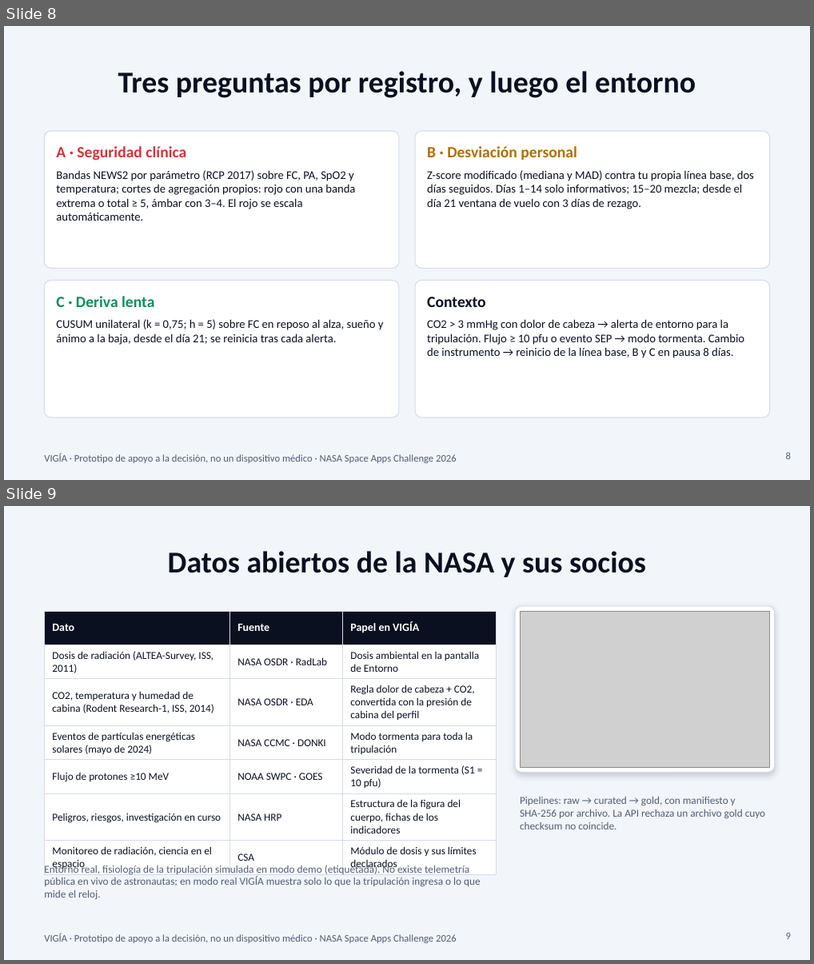
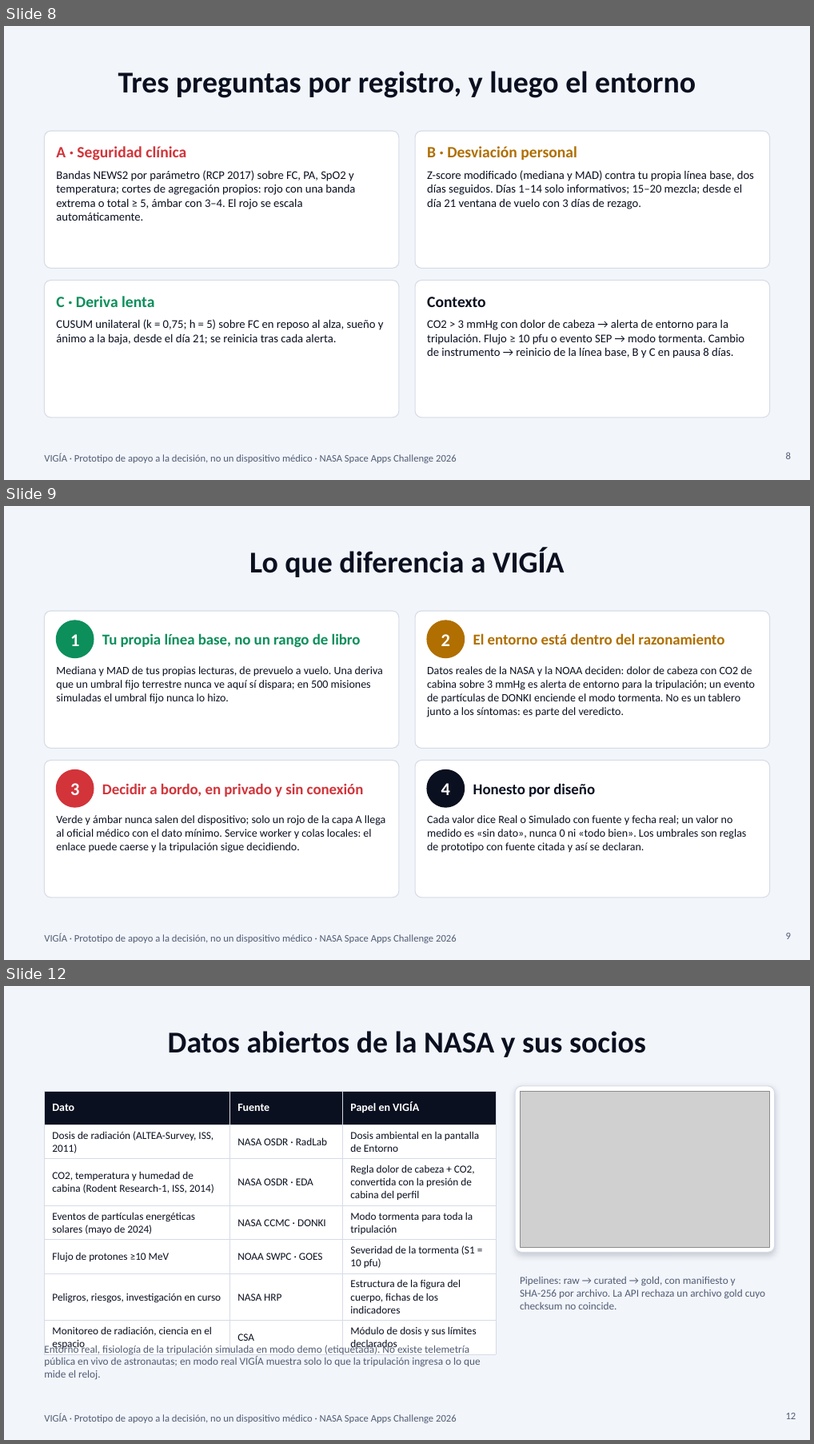
Before and after one commit to RazeZor/Proyecto-nasa-Create-Health-Monitoring-Software-for-Astronauts-on-Space-Missions, a slide deck: auditoria/VIGIA-pitch-es.pptx. Shown one above the other, each under a label of ours: slides 8 and 9 before the commit, slides 8, 9 and 12 after it; the slides between them are not shown. The pictures are 814x964 and 814x1444 pixels, drawn with LibreOffice and Linux fonts; fonts in the diff are those of the drawing; grey boxes stand for pictures; background and template pictures are left out. Boxes give left, top, right and bottom in pixels: in the first picture for what was removed or moved away, otherwise in the second. Text is boxed around its words. In the diff, an @@ line names an element or a change of style, - is before the commit and + after.

```diff
--- a/auditoria/VIGIA-pitch-es.pptx
+++ b/auditoria/VIGIA-pitch-es.pptx
@@ slide 9 added at [4, 506, 810, 960], background #F2F5FA; not listed: 1 template element that a slide beside it also shows @@
@@ title added at [250, 547, 564, 577], 27 pt, text #0B1020, bold @@
+Lo que diferencia a VIGÍA
@@ rounded rectangle added at [44, 611, 399, 748], fill #FFFFFF, outline #D5DBE7 0.75 pt @@
@@ ellipse added at [57, 620, 94, 658], fill #0C8F5B, outline #0C8F5B 1 pt @@
@@ rounded rectangle added at [415, 611, 770, 748], fill #FFFFFF, outline #D5DBE7 0.75 pt @@
@@ ellipse added at [427, 620, 465, 658], fill #B06F00, outline #B06F00 1 pt @@
@@ text added at [70, 634, 79, 646], 16 pt, text #FFFFFF, bold @@
+1
@@ text added at [102, 633, 361, 648], 13.5 pt, text #0C8F5B, bold @@
+Tu propia línea base, no un rango de libro
@@ text added at [442, 634, 450, 646], 16 pt, text #FFFFFF, bold @@
+2
@@ text added at [474, 633, 725, 644], 13.5 pt, text #B06F00, bold @@
+El entorno está dentro del razonamiento
@@ text added at [56, 666, 383, 704], 10 pt, text #0B1020 @@
+Mediana y MAD de tus propias lecturas, de prevuelo a vuelo. Una deriva que un umbral fijo terrestre nunca ve aquí sí dispara; en 500 misiones simuladas el umbral fijo nunca lo hizo.
@@ text added at [427, 666, 755, 717], 10 pt, text #0B1020 @@
+Datos reales de la NASA y la NOAA deciden: dolor de cabeza con CO2 de cabina sobre 3 mmHg es alerta de entorno para la tripulación; un evento de partículas de DONKI enciende el modo tormenta. No es un tablero junto a los síntomas: es parte del veredicto.
@@ rounded rectangle added at [44, 760, 399, 897], fill #FFFFFF, outline #D5DBE7 0.75 pt @@
@@ rounded rectangle added at [415, 760, 770, 897], fill #FFFFFF, outline #D5DBE7 0.75 pt @@
@@ ellipse added at [57, 770, 94, 807], fill #D2343A, outline #D2343A 1 pt @@
@@ text added at [70, 783, 79, 795], 16 pt, text #FFFFFF, bold @@
+3
@@ text added at [102, 783, 364, 796], 13.5 pt, text #D2343A, bold @@
+Decidir a bordo, en privado y sin conexión
@@ ellipse added at [427, 770, 465, 807], fill #0B1020, outline #0B1020 1 pt @@
@@ text added at [442, 783, 450, 795], 16 pt, text #FFFFFF, bold @@
+4
@@ text added at [474, 783, 595, 796], 13.5 pt, text #0B1020, bold @@
+Honesto por diseño
@@ text added at [56, 815, 386, 852], 10 pt, text #0B1020 @@
+Verde y ámbar nunca salen del dispositivo; solo un rojo de la capa A llega al oficial médico con el dato mínimo. Service worker y colas locales: el enlace puede caerse y la tripulación sigue decidiendo.
@@ text added at [427, 815, 747, 852], 10 pt, text #0B1020 @@
+Cada valor dice Real o Simulado con fuente y fecha real; un valor no medido es «sin dato», nunca 0 ni «todo bien». Los umbrales son reglas de prototipo con fuente citada y así se declaran.
@@ page number added at [786, 932, 791, 939], 9 pt, text #525D75 @@
+9
@@ what was slide 9 is now slide 12 @@
@@ page number at [786, 1412, 797, 1419]: text changed @@
-9
+12
```
Also in this commit, not shown: 2 other slides added, 8 other files.
